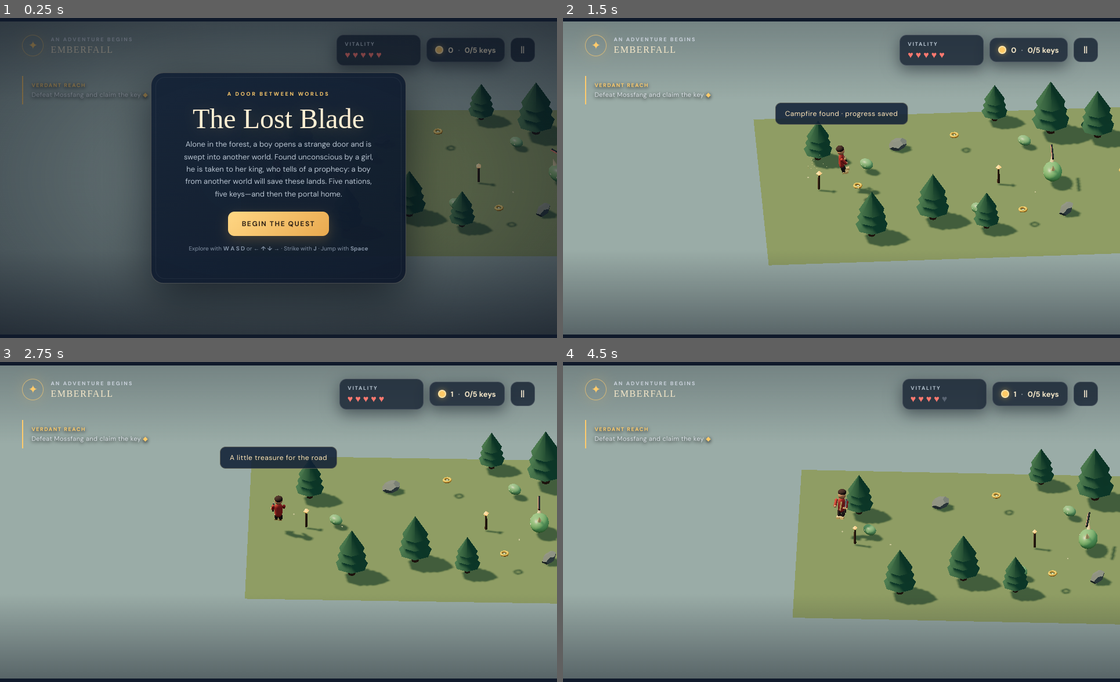
Above: before the commit, frames 1-4 (two rows, left to right).
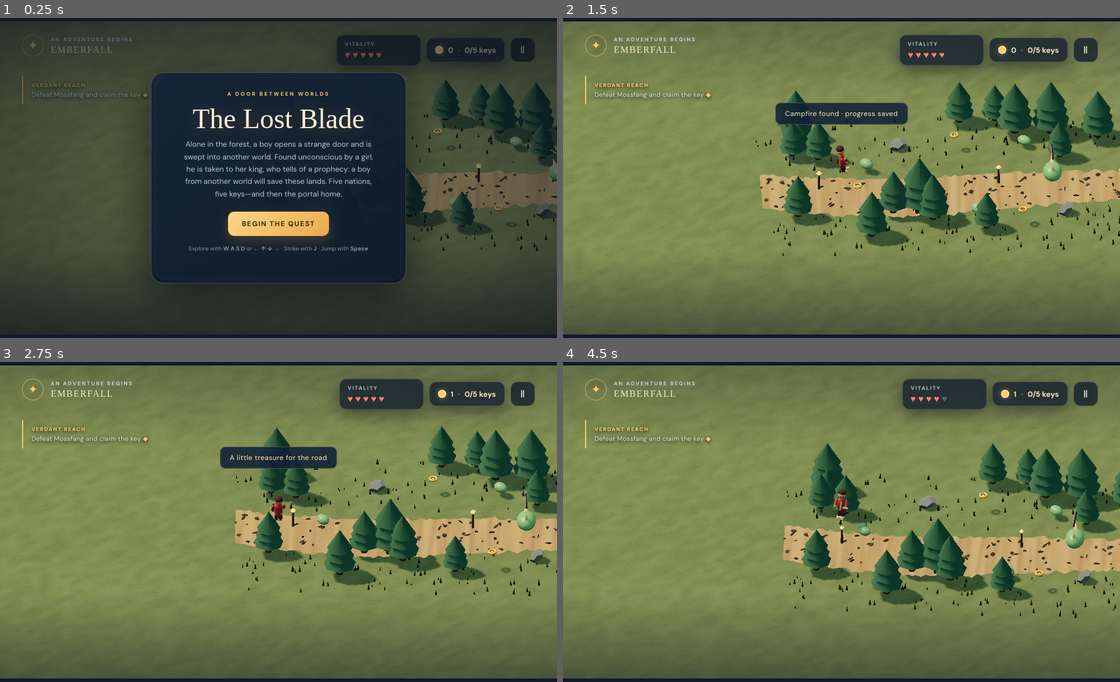
Above: after the commit, the same moments.

Repository: ahiyasam27-hub/PlayGround
Game: browser game, page index.html
Same seed, same stepped clock (60 frames per second), same inputs: the game is played once before the commit and once after it.
Inputs:
- Up to frame 1 (0.25 s): no input
- Up to frame 2 (1.5 s): click "BEGIN THE QUEST" at 0.27 s; hold Right from 1.03 s (still down); tap Space at 1.1 s
- Up to frame 3 (2.75 s): release Right at 1.53 s; hold Down 1.58-1.85 s; tap Space at 1.6, 2.1, 2.6 s; hold Left 1.9-2.47 s; hold Up from 2.52 s (still down)
- Up to frame 4 (4.5 s): release Up at 2.82 s; hold Right 2.87-3.53 s; tap Space at 3.1, 3.6, 4.1 s; hold Up 3.58-3.82 s; hold Left 3.87-4.3 s; hold Down from 4.35 s (still down)

The runs differ from the first frame. In frame 1, 44% of the frame differs, in the area x 0-100%, y 1-97%; in frame 2, 73%; in frame 3, 81%; in frame 4, 81%, in the area x 0-100%, y 1-99%.

Commit message:
Save source and v2 conversation for issue #1
Run: 42341175534
Generation: 42341175534-1794038563860

Diff:
--- a/game.js
+++ b/game.js
@@ -113,19 +113,154 @@
   }
 
   function buildEnvironment() {
-    const floorGeo = new THREE.PlaneGeometry(REGION / SCALE, MAP_H / SCALE);
-    for (let r = 0; r < REGIONS.length; r++) {
-      const center = worldAt(r * REGION + REGION / 2, MAP_H / 2, -0.12);
-      const floor = addMesh(worldGroup, floorGeo, mat(REGIONS[r].ground), center, { rotation: [-Math.PI / 2, 0, Math.PI / 4], castShadow: false });
-      floor.receiveShadow = true;
-    }
+    const marginX = 900, marginY = 600;
+    const groundWidth = (WORLD + marginX * 2) / SCALE;
+    const groundHeight = (MAP_H + marginY * 2) / SCALE;
+    const groundGeo = new THREE.PlaneGeometry(groundWidth, groundHeight, 300, 96);
+    const positions = groundGeo.attributes.position;
+    const colors = new Float32Array(positions.count * 3);
+    const biomeColors = REGIONS.map((region) => new THREE.Color(region.ground));
+    for (let i = 0; i < positions.count; i++) {
+      const x = WORLD / 2 + positions.getX(i) * SCALE;
+      const boundary = Math.round(x / REGION) * REGION;
+      const left = Math.max(0, Math.min(REGIONS.length - 1, Math.floor((boundary - 1) / REGION)));
+      const right = Math.max(0, Math.min(REGIONS.length - 1, left + 1));
+      let color = biomeColors[regionAt(Math.max(0, Math.min(WORLD - 1, x)))].clone();
+      if (boundary > 0 && boundary < WORLD && Math.abs(x - boundary) < 110) {
+        const t = THREE.MathUtils.smoothstep(x, boundary - 110, boundary + 110);
+        color = biomeColors[left].clone().lerp(biomeColors[right], t);
+      }
+      const variation = 0.88 + random01(i * 19 + 3) * 0.2;
+      color.multiplyScalar(variation);
+      colors[i * 3] = color.r;
+      colors[i * 3 + 1] = color.g;
+      colors[i * 3 + 2] = color.b;
+    }
+    groundGeo.setAttribute('color', new THREE.BufferAttribute(colors, 3));
+    const groundMaterial = new THREE.MeshStandardMaterial({ map: createGroundTexture(), vertexColors: true, roughness: 1 });
+    const ground = new THREE.Mesh(groundGeo, groundMaterial);
+    ground.position.copy(worldAt(WORLD / 2, MAP_H / 2, -0.12));
+    ground.rotation.set(-Math.PI / 2, 0, Math.PI / 4);
+    ground.receiveShadow = true;
+    ground.frustumCulled = false;
+    worldGroup.add(ground);
+    buildTrail();
     buildTreesAndRocks();
+    buildGroundCover();
     buildDecorativeLights();
+  }
+
+  function createGroundTexture() {
+    const canvas = document.createElement('canvas');
+    canvas.width = canvas.height = 512;
+    const context = canvas.getContext('2d');
+    context.fillStyle = '#f2f0e6';
+    context.fillRect(0, 0, 512, 512);
+    for (let i = 0; i < 18000; i++) {
+      const shade = 110 + Math.floor(random01(i + 318) * 120);
+      const alpha = 0.025 + random01(i + 619) * 0.09;
+      const size = 1 + random01(i + 817) * 3;
+      context.fillStyle = `rgba(${shade},${shade},${shade},${alpha})`;
+      context.fillRect(random01(i + 101) * 512, random01(i + 203) * 512, size, size);
+    }
+    for (let i = 0; i < 140; i++) {
+      const shade = 100 + Math.floor(random01(i + 911) * 110);
+      context.fillStyle = `rgba(${shade},${shade},${shade},0.055)`;
+      context.beginPath();
+      context.ellipse(random01(i + 301) * 512, random01(i + 401) * 512, 4 + random01(i + 501) * 17, 3 + random01(i + 601) * 12, random01(i + 701) * Math.PI, 0, Math.PI * 2);
+      context.fill();
+    }
+    const texture = new THREE.CanvasTexture(canvas);
+    texture.colorSpace = THREE.SRGBColorSpace;
+    texture.wrapS = texture.wrapT = THREE.RepeatWrapping;
+    texture.repeat.set(28, 12);
+    texture.anisotropy = Math.min(8, renderer.capabilities.getMaxAnisotropy());
+    return texture;
+  }
+
+  function trailCenter(x) {
+    return MAP_H / 2 + Math.sin(x / 275) * 32 + Math.sin(x / 107) * 11;
+  }
+
+  function buildTrail() {
+    const segments = Math.ceil(WORLD / 8);
+    const vertices = new Float32Array((segments + 1) * 2 * 3);
+    const colors = new Float32Array((segments + 1) * 2 * 3);
+    const indices = [];
+    const edgeColor = new THREE.Color(0x806344), centerColor = new THREE.Color(0xb19361);
+    for (let i = 0; i <= segments; i++) {
+      const x = WORLD * i / segments;
+      const center = trailCenter(x);
+      const width = 102 + Math.sin(x / 145) * 13 + (random01(i + 153) - 0.5) * 10;
+      for (let side = 0; side < 2; side++) {
+        const edge = side === 0 ? -1 : 1;
+        const irregular = (random01(i * 2 + side + 440) - 0.5) * 10;
+        const y = center + edge * (width / 2 + irregular);
+        const p = worldAt(x, y, -0.045);
+        const index = (i * 2 + side) * 3;
+        vertices[index] = p.x; vertices[index + 1] = p.y; vertices[index + 2] = p.z;
+        const color = edgeColor.clone().lerp(centerColor, 0.28 + random01(i * 5 + side + 67) * 0.54);
+        colors[index] = color.r; colors[index + 1] = color.g; colors[index + 2] = color.b;
+      }
+      if (i < segments) {
+        const a = i * 2;
+        indices.push(a, a + 1, a + 2, a + 1, a + 3, a + 2);
+      }
+    }
+    const geometry = new THREE.BufferGeometry();
+    geometry.setAttribute('position', new THREE.BufferAttribute(vertices, 3));
+    geometry.setAttribute('color', new THREE.BufferAttribute(colors, 3));
+    geometry.setIndex(indices);
+    geometry.computeVertexNormals();
+    const trail = new THREE.Mesh(geometry, new THREE.MeshStandardMaterial({ color: 0xffffff, vertexColors: true, roughness: 1, side: THREE.DoubleSide }));
+    trail.frustumCulled = false;
+    worldGroup.add(trail);
+
+    const stones = new THREE.InstancedMesh(shared.rock, mats.rock, 520);
+    for (let i = 0; i < 520; i++) {
+      const x = random01(i + 128) * WORLD;
+      const width = 102 + Math.sin(x / 145) * 13;
+      const y = trailCenter(x) + (random01(i + 228) - 0.5) * width * 0.86;
+      temp.position.copy(worldAt(x, y, -0.005));
+      temp.rotation.set(random01(i + 328) * 0.18, random01(i + 428) * Math.PI, random01(i + 528) * 0.18);
+      temp.scale.set(0.12 + random01(i + 628) * 0.28, 0.025 + random01(i + 728) * 0.04, 0.08 + random01(i + 828) * 0.2);
+      temp.updateMatrix();
+      stones.setMatrixAt(i, temp.matrix);
+      stones.setColorAt(i, new THREE.Color([0x8e816b, 0xb0a184, 0x766c5b][i % 3]).multiplyScalar(0.8 + random01(i + 928) * 0.4));
+    }
+    stones.instanceMatrix.needsUpdate = true;
+    if (stones.instanceColor) stones.instanceColor.needsUpdate = true;
+    stones.castShadow = false;
+    stones.receiveShadow = true;
+    worldGroup.add(stones);
+  }
+
+  function buildGroundCover() {
+    const grassGeo = new THREE.ConeGeometry(0.085, 0.38, 4);
+    const grass = new THREE.InstancedMesh(grassGeo, mat(0x72804b), 1100);
+    for (let i = 0; i < 1100; i++) {
+      const x = random01(i + 2031) * WORLD;
+      let y = 18 + random01(i + 2131) * (MAP_H - 36);
+      if (Math.abs(y - trailCenter(x)) < 78) y += y < MAP_H / 2 ? -75 : 75;
+      y = Math.max(10, Math.min(MAP_H - 10, y));
+      temp.position.copy(worldAt(x, y, 0.025));
+      temp.rotation.set(0, random01(i + 2231) * Math.PI, (random01(i + 2331) - 0.5) * 0.28);
+      const scale = 0.35 + random01(i + 2431) * 0.9;
+      temp.scale.set(scale, scale, scale);
+      temp.updateMatrix();
+      grass.setMatrixAt(i, temp.matrix);
+      grass.setColorAt(i, new THREE.Color([0x647849, 0x899052, 0x9a965b, 0x536d43][i % 4]).multiplyScalar(0.8 + random01(i + 2531) * 0.35));
+    }
+    grass.instanceMatrix.needsUpdate = true;
+    if (grass.instanceColor) grass.instanceColor.needsUpdate = true;
+    grass.castShadow = false;
+    grass.receiveShadow = true;
+    worldGroup.add(grass);
   }
 
   function buildTreesAndRocks() {
     for (let regionIndex = 0; regionIndex < REGIONS.length; regionIndex++) {
-      for (let i = 0; i < 7; i++) {
+      for (let i = 0; i < 16; i++) {
         const seed = regionIndex * 17 + i;
         const x = regionIndex * REGION + 34 + random01(seed + 20) * (REGION - 68);
         const edge = random01(seed + 21) < 0.5 ? 0 : 1;
Not shown, changed: .omgithub/checkpoint.json
